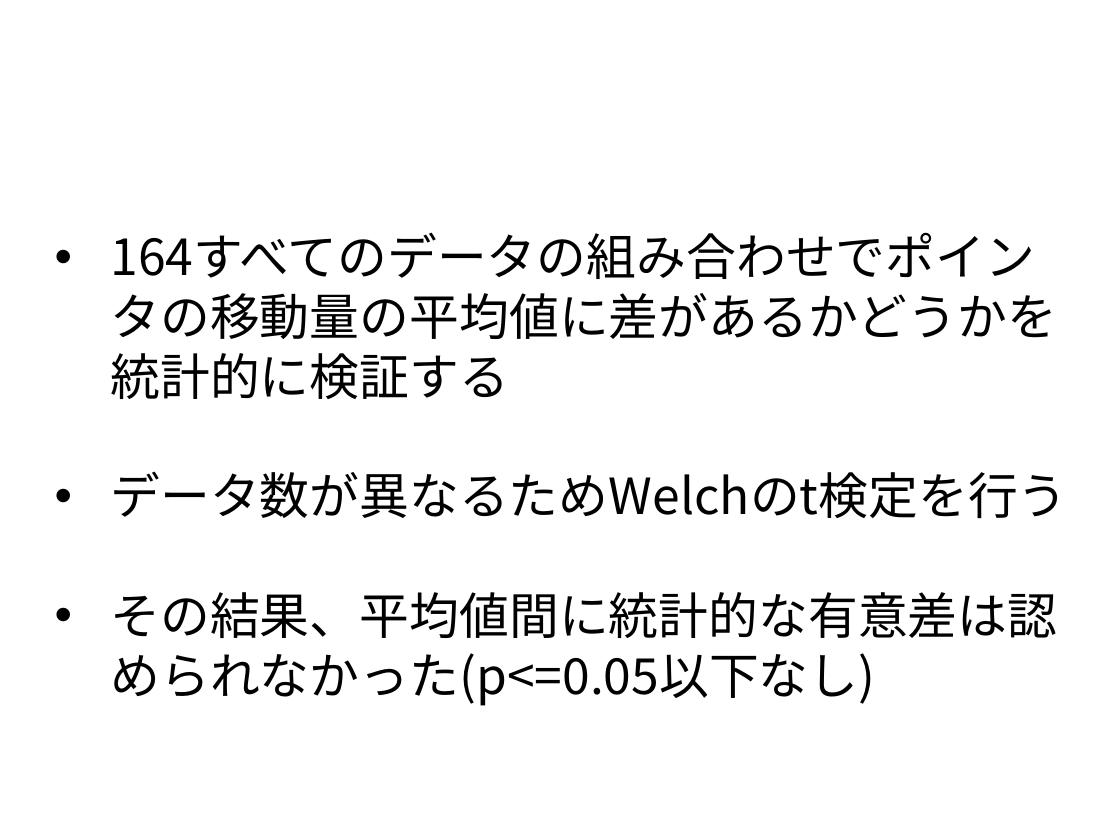
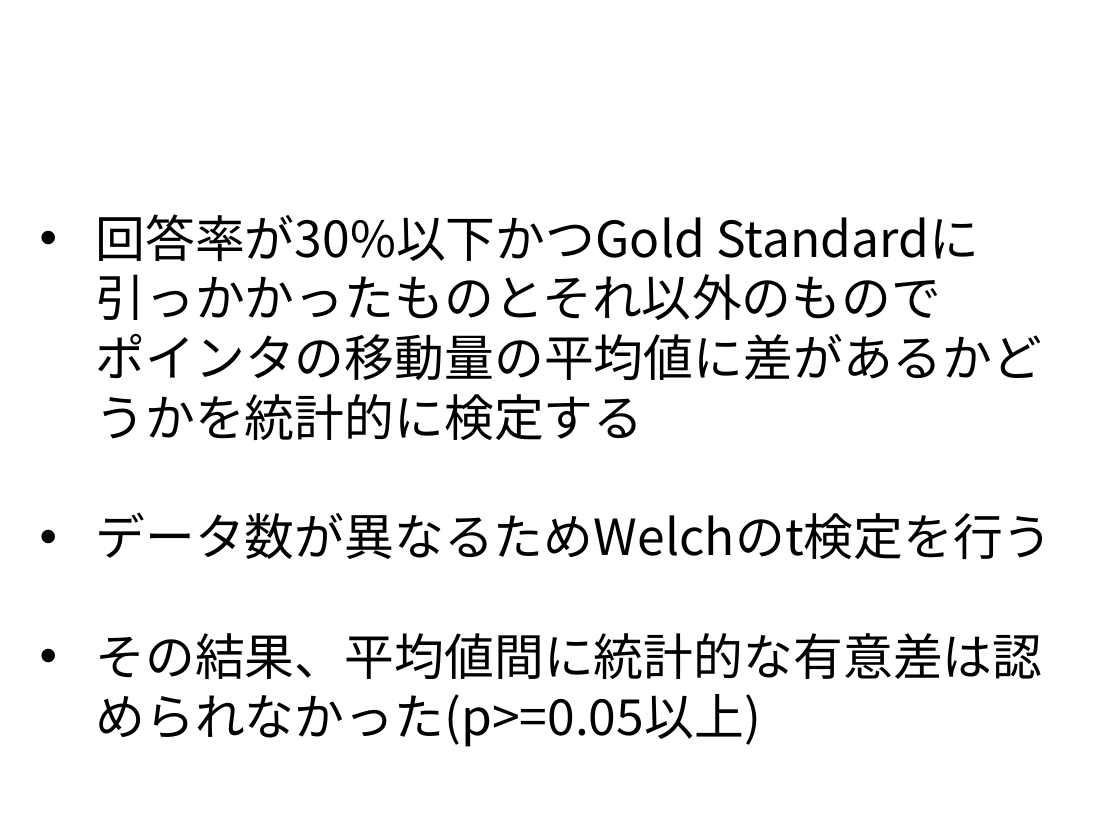
Before and after one commit to tomoya-mikami/task2, a slide deck: slide 16 of slide/presentation.pptx (slide 18 before the commit). Drawn at 1120x840 pixels with LibreOffice and Linux fonts; fonts in the diff are those of the drawing; background and template pictures are left out. Boxes give left, top, right and bottom in pixels: in the first picture for what was removed or moved away, otherwise in the second. Text is boxed around its words. In the diff, an @@ line names an element or a change of style, - is before the commit and + after.

```diff
--- a/slide/presentation.pptx
+++ b/slide/presentation.pptx
@@ text "回答率が30%以下かつGold Standardに引っかかったものとそれ以外のもので": place and size @@
-text "回答率が30%以下かつGold Standardに引っかかったものとそれ以外のもので" at [111,471,1068,706]
+text "回答率が30%以下かつGold Standardに引っかかったものとそれ以外のもので" at [96,214,1053,747]
@@ text at [96,214,1043,440]: text changed @@
-• 164すべてのデータの組み合わせでポインタの移動量の平均値に差があるかどうかを統計的に検証する
+• 回答率が30%以下かつGold Standardに引っかかったものとそれ以外のもので
+  ポインタの移動量の平均値に差があるかどうかを統計的に検定する
@@ text at [96,633,1043,747]: text changed @@
-• その結果、平均値間に統計的な有意差は認められなかった(p<=0.05以下なし)
+• その結果、平均値間に統計的な有意差は認められなかった(p>=0.05以上)
```
Also in this commit, not shown: 18 other slides changed, 4 slides added, 1 slide removed, 2 other files.
